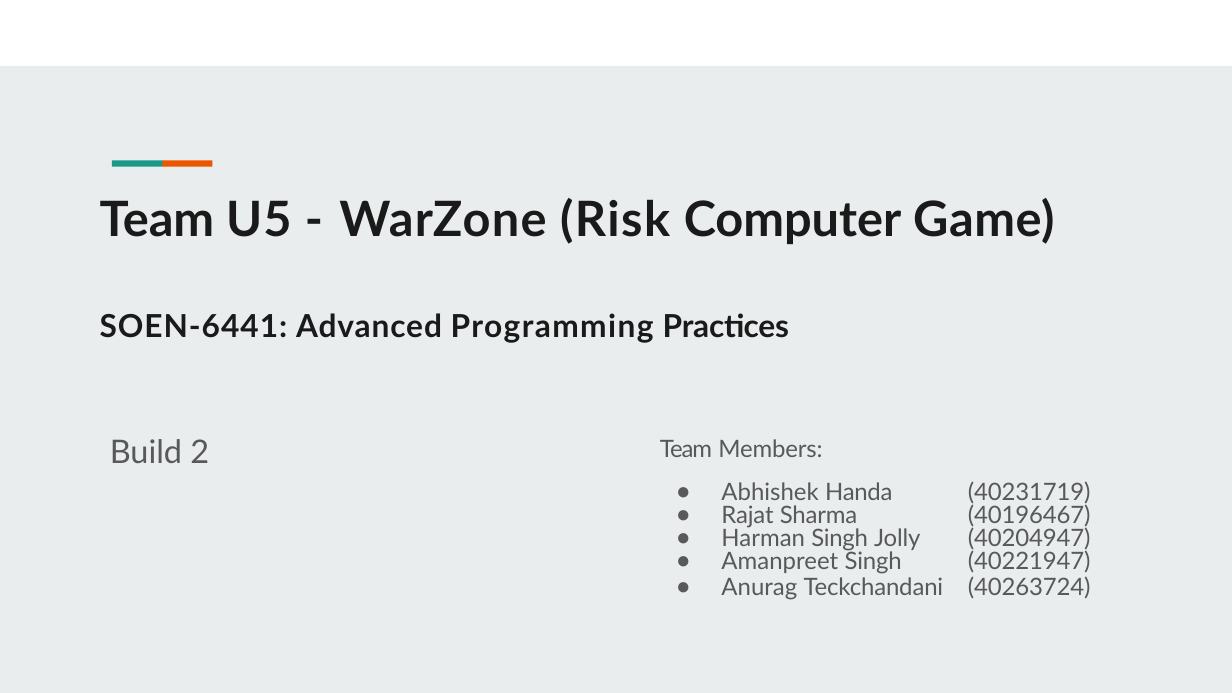
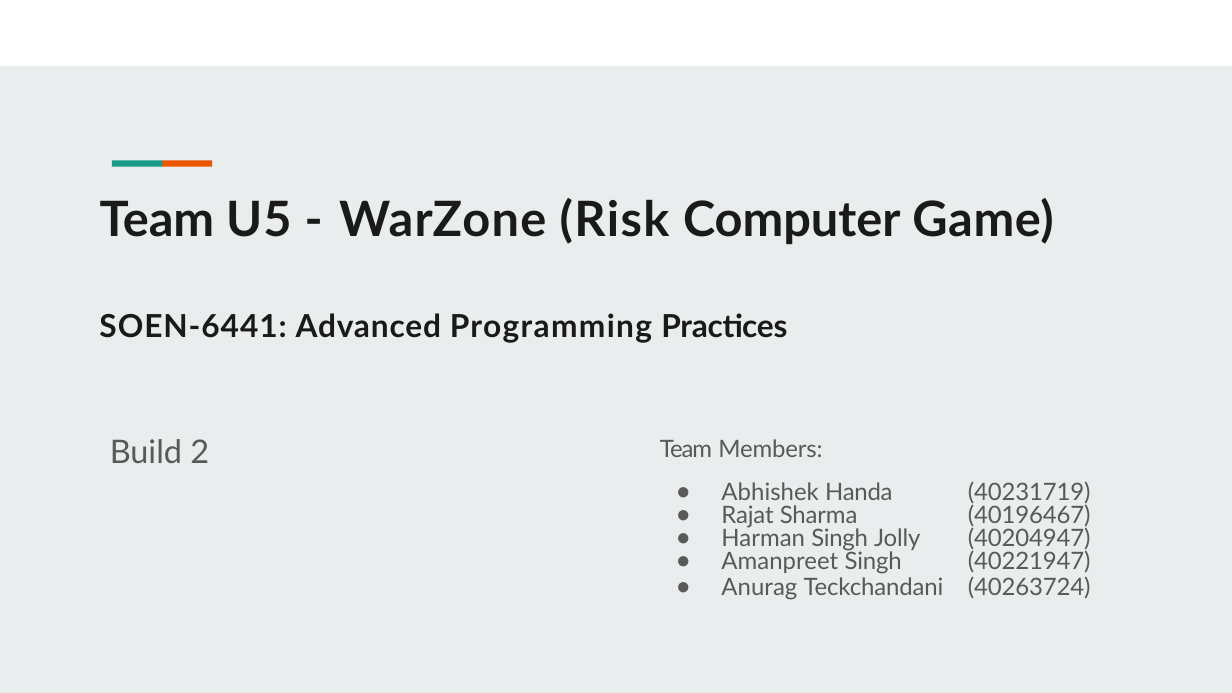
Before and after one commit to abhishekhandacse/SOEN6441-Warzone, a slide deck: slide 1 of documentation/Build 2/Build 2 PPT.pptx. Drawn at 1232x693 pixels with LibreOffice and Linux fonts; fonts in the diff are those of the drawing. Boxes give left, top, right and bottom in pixels: in the first picture for what was removed or moved away, otherwise in the second. Text is boxed around its words. In the diff, an @@ line names an element or a change of style, - is before the commit and + after.

```diff
--- a/documentation/Build 2/Build 2 PPT.pptx
+++ b/documentation/Build 2/Build 2 PPT.pptx
@@ text "SOEN-6441: Advanced Programming Practices" at bbox=[99, 313, 787, 343]: letter spacing 0.6 to 0.5 pt in "Advanced" @@
```
Also in this commit, not shown: 11 other slides changed, 6 slides added, 4 other files.
